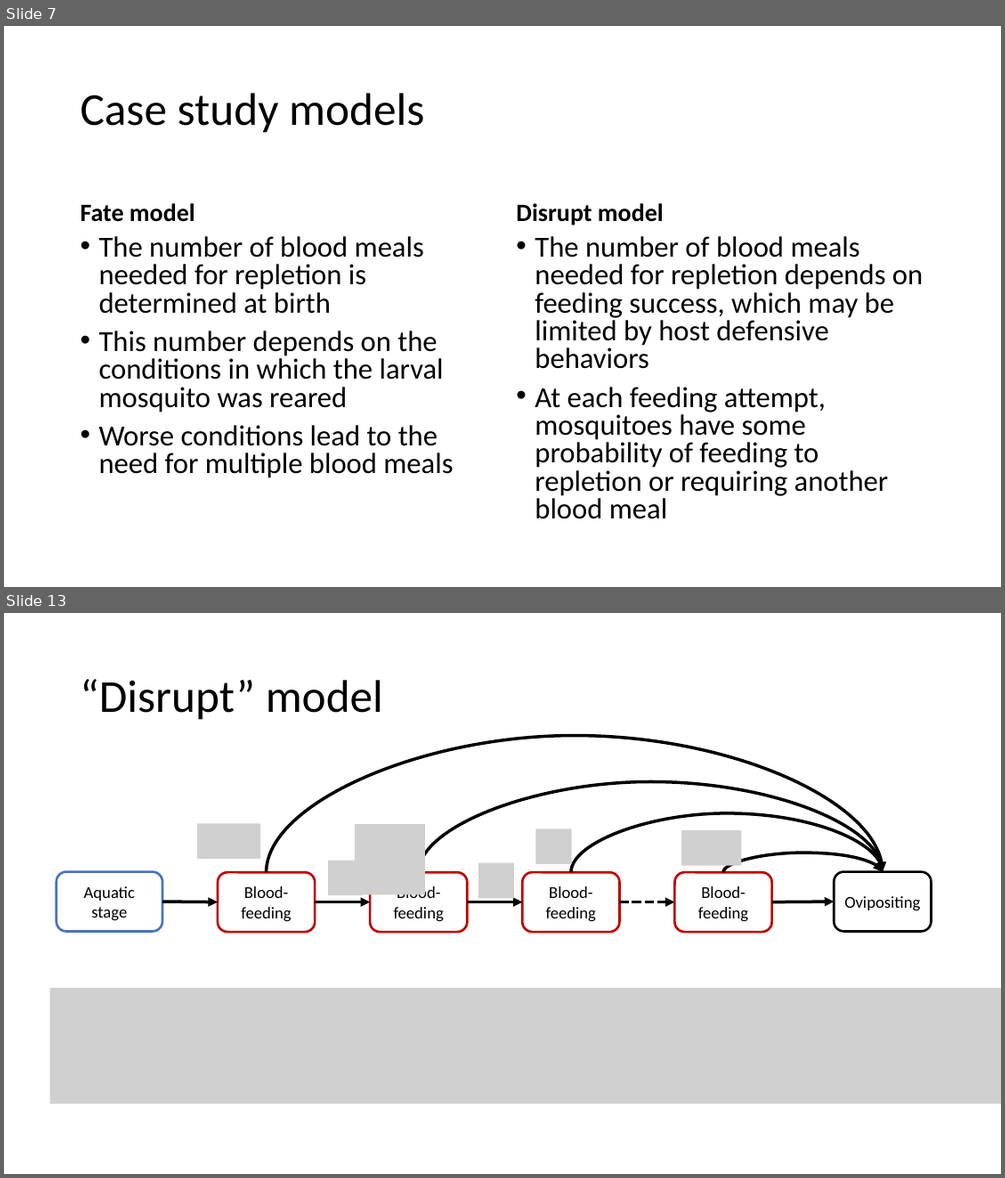
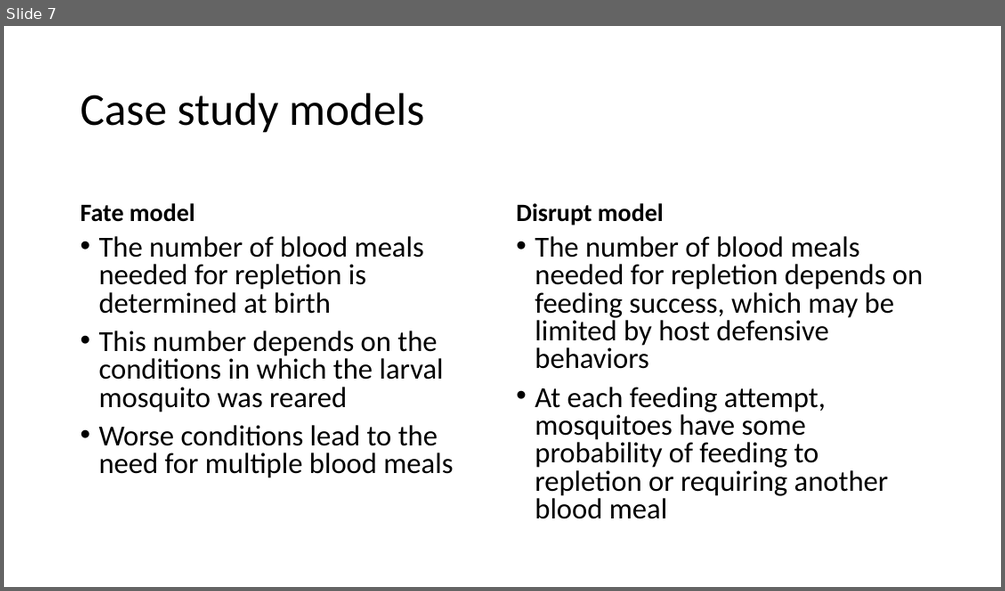
Before and after one commit to kydahl/MBF_models, a slide deck: presentations/Multiple blood feeding case studies.pptx. Shown one above the other, each under a label of ours: slides 7 and 13 before the commit, slide 7 after it; the slides between them are not shown. The pictures are 1005x1178 and 1005x591 pixels, drawn with LibreOffice and Linux fonts; fonts in the diff are those of the drawing; grey boxes stand for pictures. Boxes give left, top, right and bottom in pixels: in the first picture for what was removed or moved away, otherwise in the second. Text is boxed around its words. In the diff, an @@ line names an element or a change of style, - is before the commit and + after.

```diff
--- a/presentations/Multiple blood feeding case studies.pptx
+++ b/presentations/Multiple blood feeding case studies.pptx
@@ slide 13 removed at [4,613,1001,1174], background #FFFFFF @@
@@ title removed at [80,679,383,720] @@
-“Disrupt” model
@@ curved arrow removed from (267, 873) to (882, 872) @@
@@ curved arrow removed from (418, 873) to (882, 872) @@
@@ picture removed at [197,823,260,859] @@
@@ picture removed at [355,824,425,894] @@
@@ curved arrow removed from (571, 873) to (882, 872) @@
@@ picture removed at [535,828,572,863] @@
@@ picture removed at [681,831,741,866] @@
@@ rounded rectangle removed at [57,872,162,932] @@
-Aquatic stage
@@ rounded rectangle removed at [218,873,316,933] @@
-Blood-feeding
@@ picture removed at [329,860,364,895] @@
@@ rounded rectangle removed at [370,873,467,933] @@
-Blood-feeding
@@ picture removed at [478,863,514,898] @@
@@ rounded rectangle removed at [522,873,619,933] @@
-Blood-feeding
@@ rounded rectangle removed at [675,873,772,933] @@
-Blood-feeding
@@ curved arrow removed from (723, 873) to (882, 872) @@
@@ rounded rectangle removed at [834,872,931,932] @@
-Ovipositing
@@ arrow removed from (162, 901) to (218, 901) @@
@@ arrow removed from (316, 901) to (370, 901) @@
@@ arrow removed from (467, 901) to (522, 901) @@
@@ arrow removed from (619, 901) to (675, 901) @@
@@ arrow removed from (772, 901) to (834, 901) @@
@@ picture removed at [49,988,1001,1103] @@
```
Also in this commit, not shown: 14 slides changed, 7 slides added, 3 other slides removed, 3 other files.
